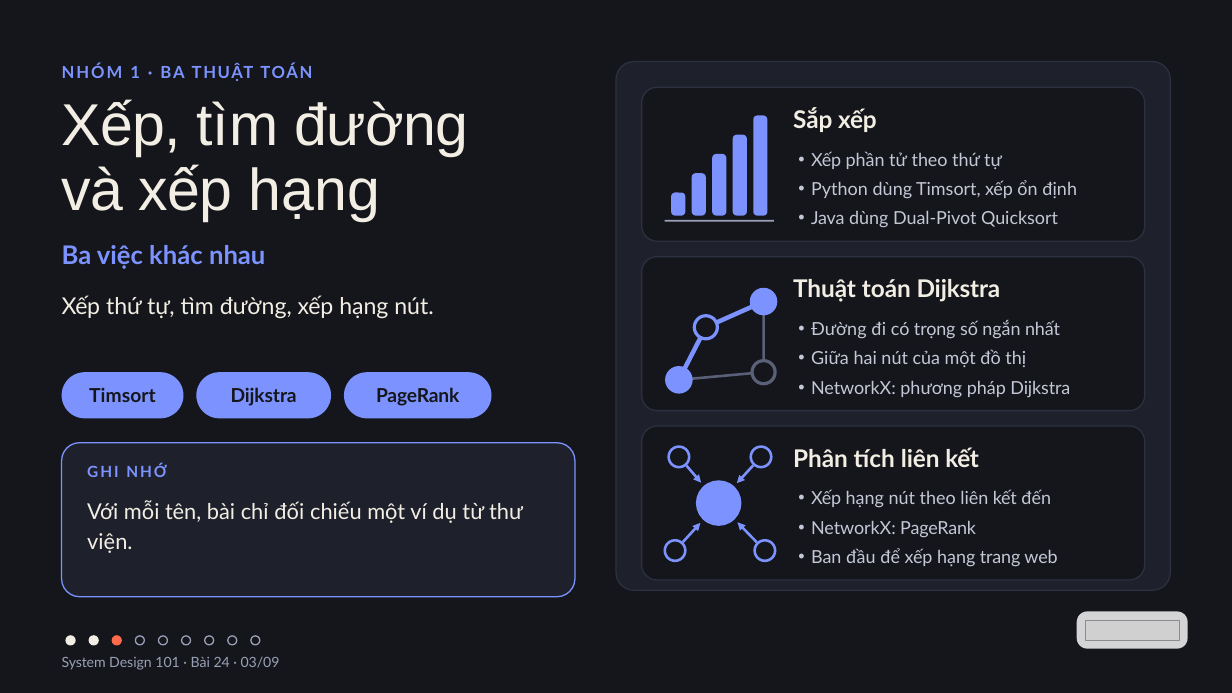
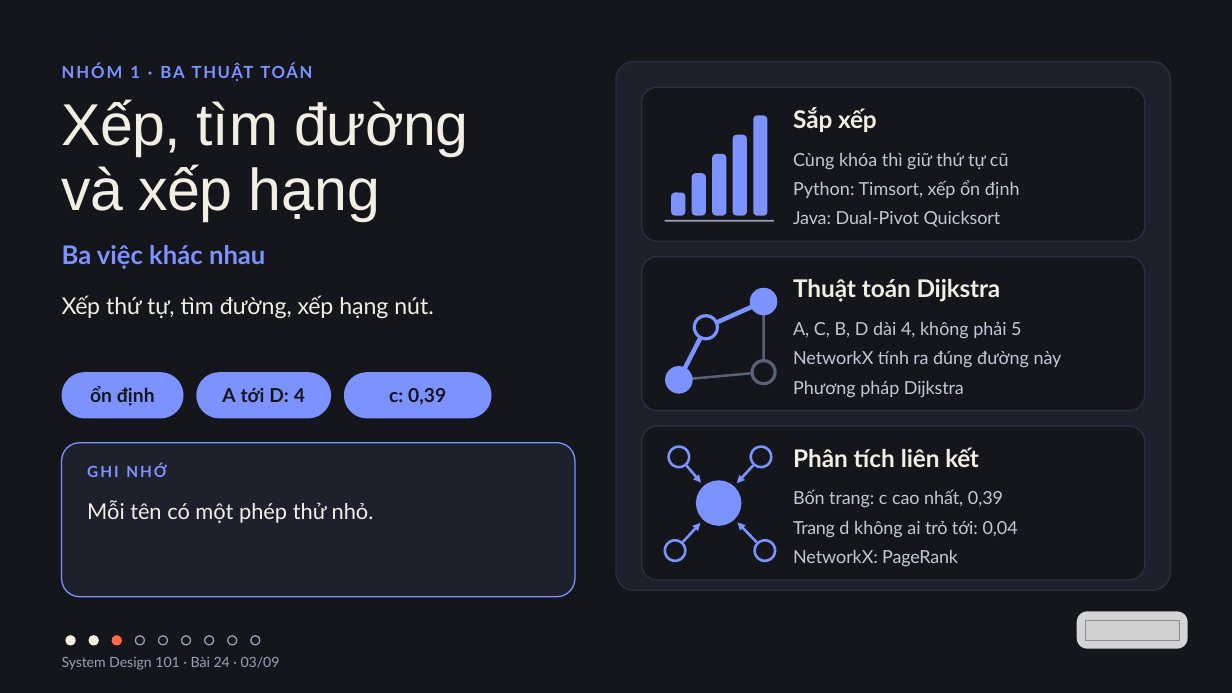
Before and after one commit to vohoailinh90/tool-marketing-studio, a slide deck: slide 3 of system-design-101/vi/lessons/sd-10-024/slides/sd-10-024.pptx. Drawn at 1232x693 pixels with LibreOffice and Linux fonts; fonts in the diff are those of the drawing; grey boxes stand for pictures. Boxes give left, top, right and bottom in pixels: in the first picture for what was removed or moved away, otherwise in the second. Text is boxed around its words. In the diff, an @@ line names an element or a change of style, - is before the commit and + after.

```diff
--- a/system-design-101/vi/lessons/sd-10-024/slides/sd-10-024.pptx
+++ b/system-design-101/vi/lessons/sd-10-024/slides/sd-10-024.pptx
@@ text at (793,152,1020,227): text changed @@
-• Xếp phần tử theo thứ tự
-• Python dùng Timsort, xếp ổn định
-• Java dùng Dual-Pivot Quicksort
+Cùng khóa thì giữ thứ tự cũ
+Python: Timsort, xếp ổn định
+Java: Dual-Pivot Quicksort
@@ text at (793,321,1062,398): text changed @@
-• Đường đi có trọng số ngắn nhất
-• Giữa hai nút của một đồ thị
-• NetworkX: phương pháp Dijkstra
+A, C, B, D dài 4, không phải 5
+NetworkX tính ra đúng đường này
+Phương pháp Dijkstra
@@ text in rounded rectangle at (90,386,155,406): text changed @@
-Timsort
+ổn định
@@ text in rounded rectangle at (222,388,305,402): text changed @@
-Dijkstra
+A tới D: 4
@@ text in rounded rectangle at (389,388,446,405): text changed @@
-PageRank
+c: 0,39
@@ text at (87,500,374,523): text changed @@
-Với mỗi tên, bài chỉ đối chiếu một ví dụ từ thư viện.
+Mỗi tên có một phép thử nhỏ.
@@ text at (793,489,1018,538): text changed @@
-• Xếp hạng nút theo liên kết đến
+Bốn trang: c cao nhất, 0,39
+Trang d không ai trỏ tới: 0,04
@@ text at (793,549,958,567): bullet • to none; less space between paragraphs @@
@@ text at (811,548,1057,567): paragraph removed @@
-• Ban đầu để xếp hạng trang web
```
Also in this commit, not shown: 8 other slides changed.
